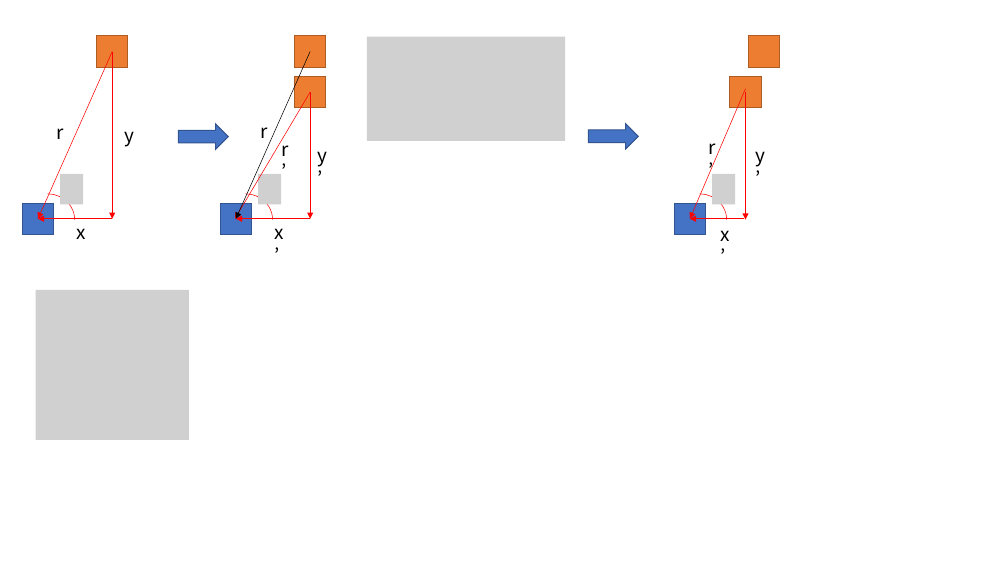
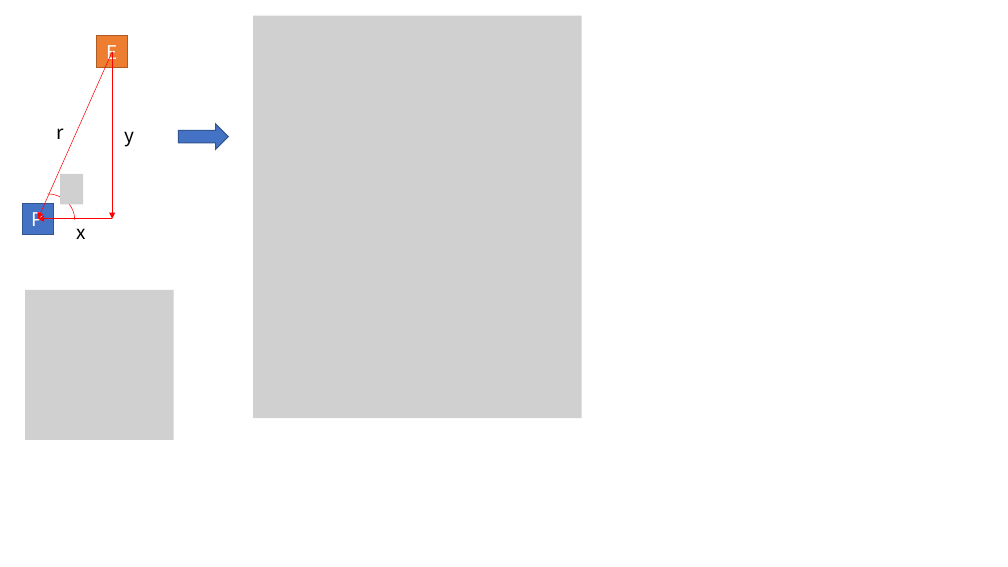
Before and after one commit to SaintPingu/WP-TermProject, a slide deck: slide 1 of Etc/두 점 사이 위치 계산.pptx. Drawn at 1008x567 pixels with LibreOffice and Linux fonts; fonts in the diff are those of the drawing; grey boxes stand for pictures. Boxes give left, top, right and bottom in pixels: in the first picture for what was removed or moved away, otherwise in the second. Text is boxed around its words. In the diff, an @@ line names an element or a change of style, - is before the commit and + after.

```diff
--- a/Etc/두 점 사이 위치 계산.pptx
+++ b/Etc/두 점 사이 위치 계산.pptx
@@ picture added at (x1=253, y1=16, x2=582, y2=419) @@
@@ text in rectangle at (x1=107, y1=45, x2=118, y2=64): text added @@
+E
@@ group removed at (x1=219, y1=36, x2=328, y2=245): 4 arrows, 3 rectangles, 3 texts, 1 arc (boxed as its full ellipse), 1 picture @@
-r’
-y’
-x’
@@ picture removed at (x1=367, y1=37, x2=565, y2=141) @@
@@ text removed at (x1=260, y1=127, x2=267, y2=138) @@
-r
@@ right arrow removed at (x1=588, y1=124, x2=638, y2=149) @@
@@ group removed at (x1=672, y1=36, x2=780, y2=245): 3 rectangles, 3 arrows, 3 texts, 1 arc (boxed as its full ellipse), 1 picture @@
-r’
-y’
-x’
@@ text in rectangle at (x1=32, y1=206, x2=44, y2=226): text added @@
+P
@@ picture resized from (x1=36, y1=290, x2=189, y2=440) to (x1=25, y1=290, x2=173, y2=440) @@
```
Also in this commit, not shown: 5 other files.
